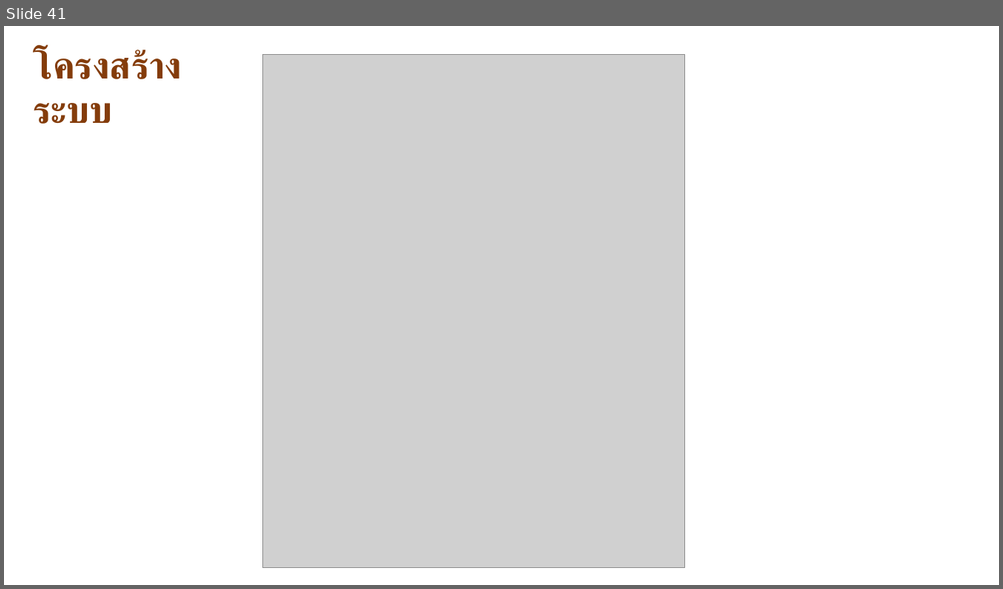
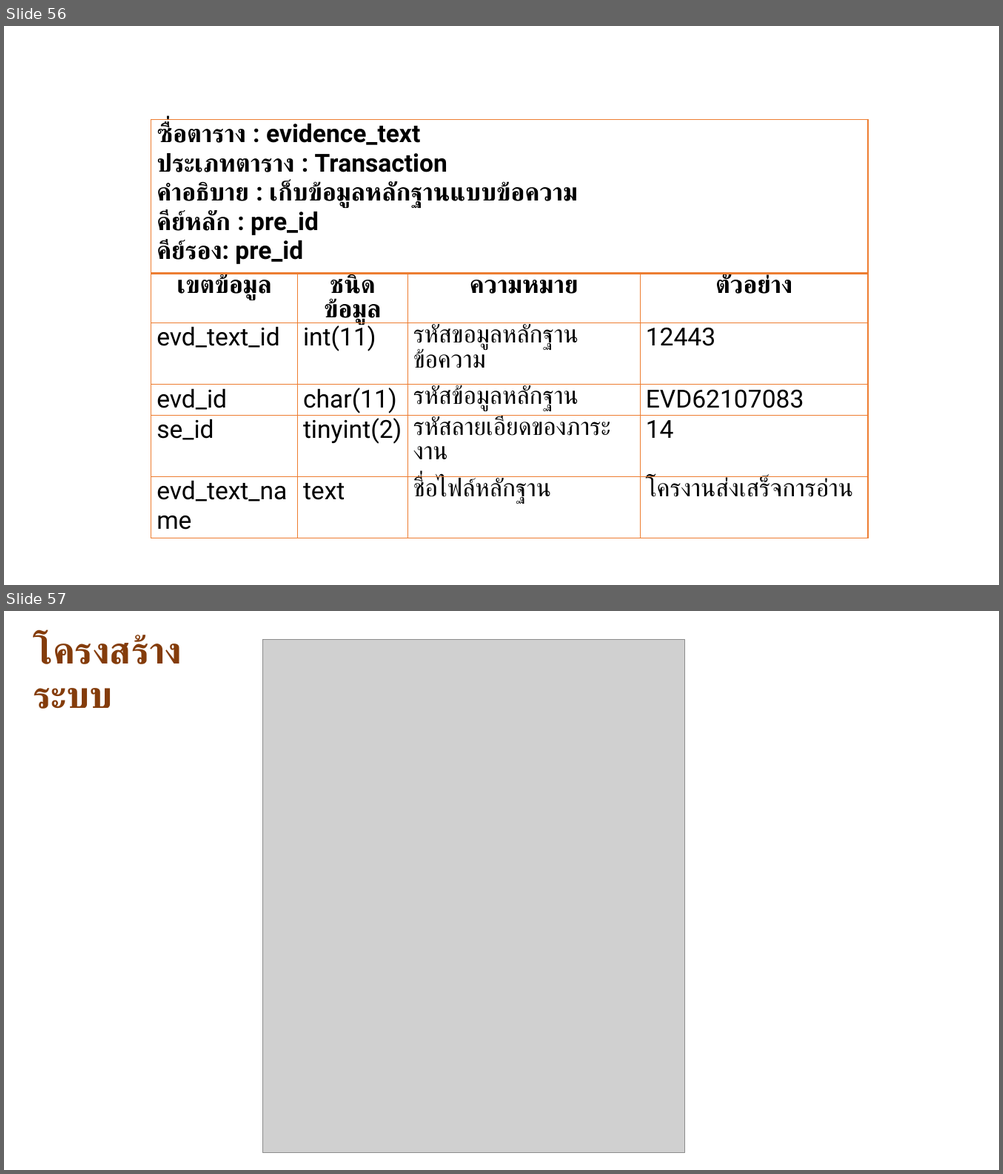
Before and after one commit to goodloveone1/project, a slide deck: data/นำเสนอ P.pptx. Shown one above the other, each under a label of ours: slide 41 before the commit, slides 56 and 57 after it. The pictures are 1003x589 and 1003x1174 pixels, drawn with LibreOffice and Linux fonts; fonts in the diff are those of the drawing; grey boxes stand for pictures. Boxes give left, top, right and bottom in pixels: in the first picture for what was removed or moved away, otherwise in the second. Text is boxed around its words. In the diff, an @@ line names an element or a change of style, - is before the commit and + after.

```diff
--- a/data/นำเสนอ P.pptx
+++ b/data/นำเสนอ P.pptx
@@ slide 56 added at bbox=[4, 26, 999, 585], background #FFFFFF @@
@@ table added at bbox=[151, 119, 868, 520], 6 rows, 4 columns @@
+ซื่อตาราง : evidence_text / ประเภทตาราง : Transaction / คำอธิบาย : เก็บข้อมูลหลักฐานแบบข้อความ / คีย์หลัก : pre_id / คีย์รอง: pre_id |  |  | 
+เขตข้อมูล | ชนิดข้อมูล | ความหมาย | ตัวอย่าง
+evd_text_id | int(11) | รหัสขอมูลหลักฐานข้อความ | 12443
+evd_id | char(11) | รหัสข้อมูลหลักฐาน | EVD62107083
+se_id | tinyint(2) | รหัสลายเอียดของภาระงาน | 14
+evd_text_name | text | ชื่อไฟล์หลักฐาน | โครงานส่งเสร็จการอ่าน
@@ what was slide 41 is now slide 57 @@
```
Also in this commit, not shown: 1 slide changed, 15 other slides added, 1 other file.
